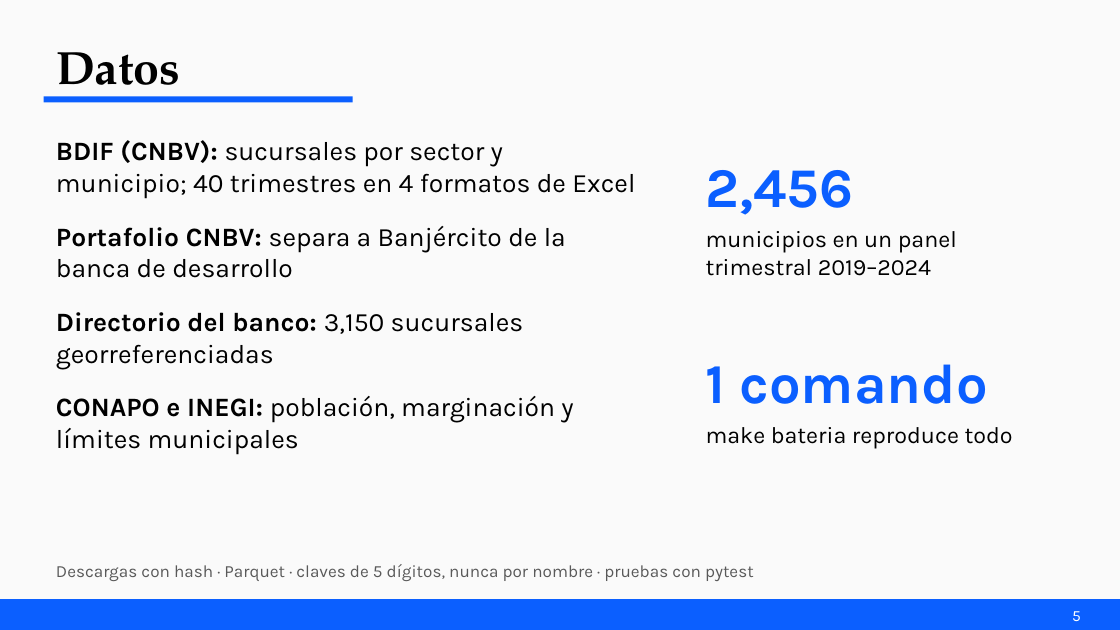
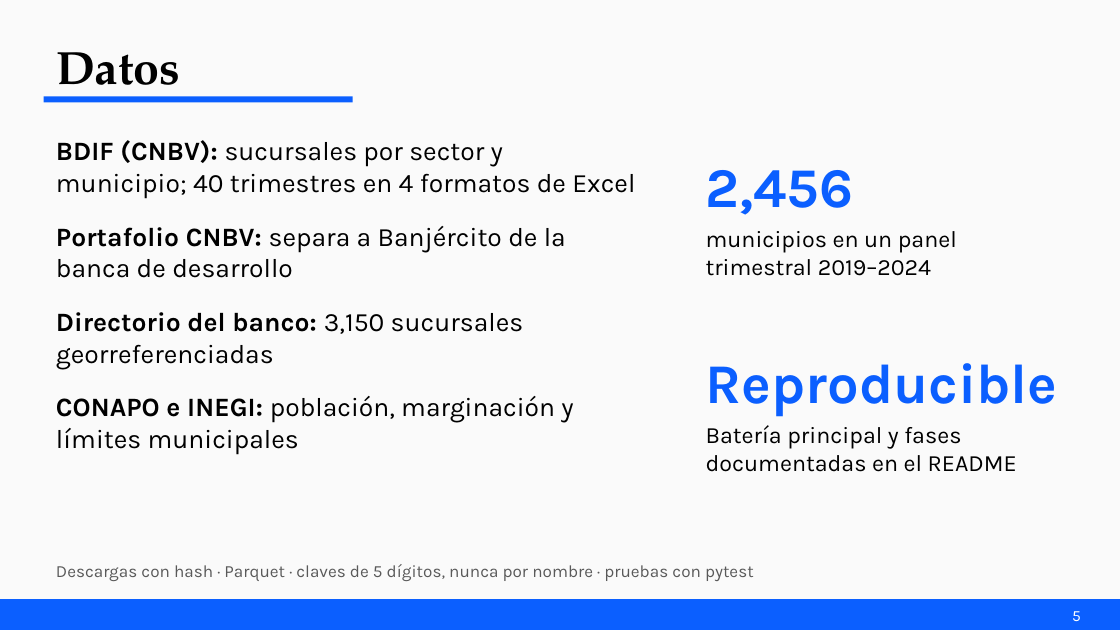
Before and after one commit to Andresaf03/banco-bienestar-evaluacion, a slide deck: slide 5 of entregables/renderizados/presentacion_cdaii.pptx. Drawn at 1120x630 pixels with LibreOffice and Linux fonts; fonts in the diff are those of the drawing. Boxes give left, top, right and bottom in pixels: in the first picture for what was removed or moved away, otherwise in the second. Text is boxed around its words. In the diff, an @@ line names an element or a change of style, - is before the commit and + after.

```diff
--- a/entregables/renderizados/presentacion_cdaii.pptx
+++ b/entregables/renderizados/presentacion_cdaii.pptx
@@ text at bbox=[706, 363, 1058, 416]: text changed @@
-1 comando
+Reproducible
@@ text at bbox=[706, 425, 1017, 472]: text changed @@
-make bateria reproduce todo
+Batería principal y fases documentadas en el README
```
Also in this commit, not shown: 1 other slide changed, 23 other files.
